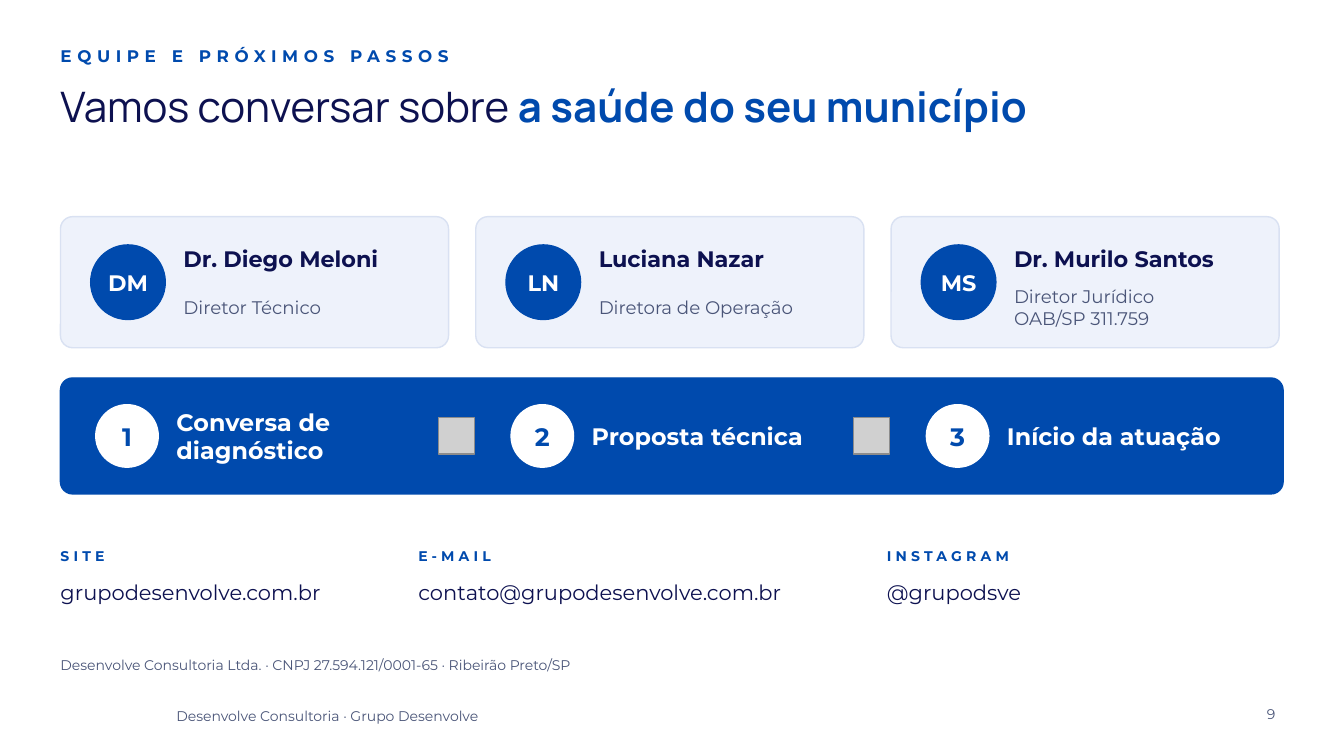
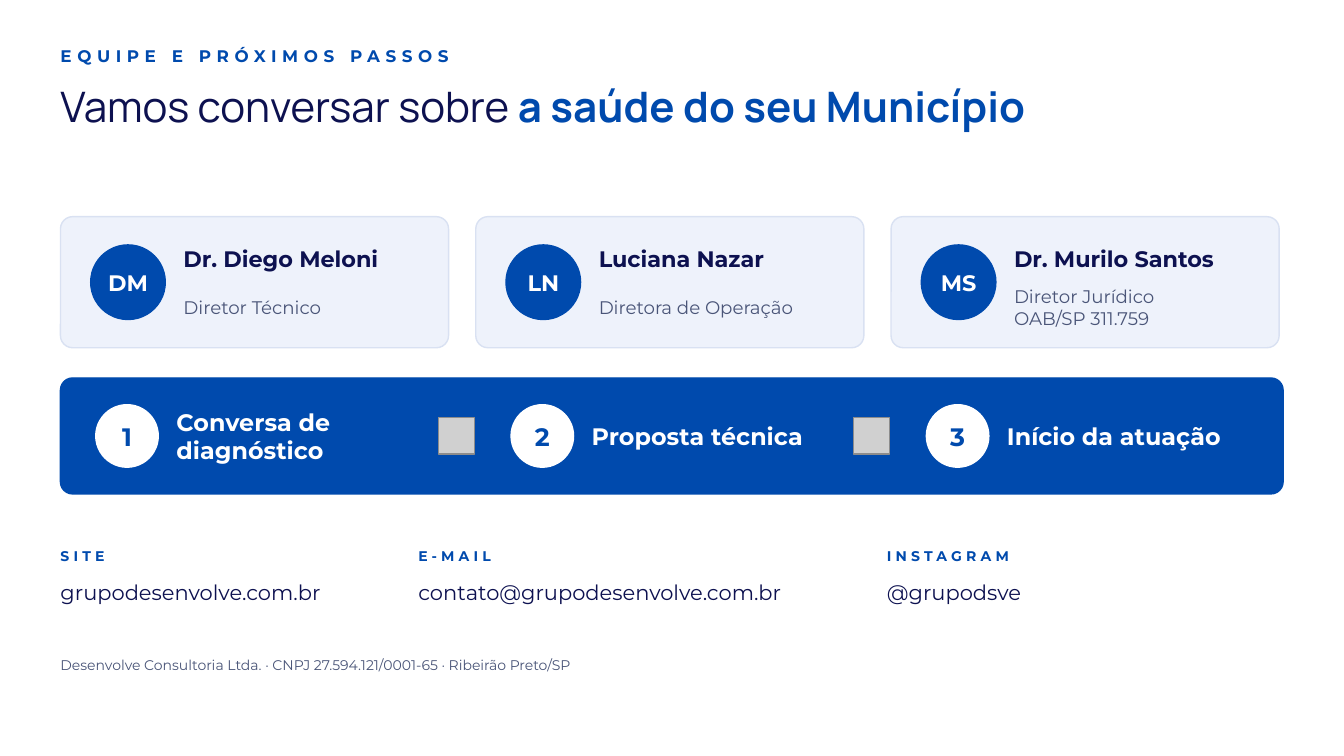
Before and after one commit to murilosantos100-hue/grupodesenvolve, a slide deck: slide 9 of apresentacoes/comercial-consultoria/Apresentacao Comercial - Desenvolve Consultoria.pptx. Drawn at 1344x756 pixels with LibreOffice and Linux fonts; fonts in the diff are those of the drawing; grey boxes stand for pictures; background and template pictures are left out. Boxes give left, top, right and bottom in pixels: in the first picture for what was removed or moved away, otherwise in the second. Text is boxed around its words. In the diff, an @@ line names an element or a change of style, - is before the commit and + after.

```diff
--- a/apresentacoes/comercial-consultoria/Apresentacao Comercial - Desenvolve Consultoria.pptx
+++ b/apresentacoes/comercial-consultoria/Apresentacao Comercial - Desenvolve Consultoria.pptx
@@ title at [60,88,1025,132]: text changed @@
-Vamos conversar sobre a saúde do seu município
+Vamos conversar sobre a saúde do seu Município
@@ text removed at [176,710,478,724] @@
-Desenvolve Consultoria · Grupo Desenvolve
@@ page number removed at [1267,709,1276,719] @@
-9
```
Also in this commit, not shown: 8 other slides changed, 3 other files.
